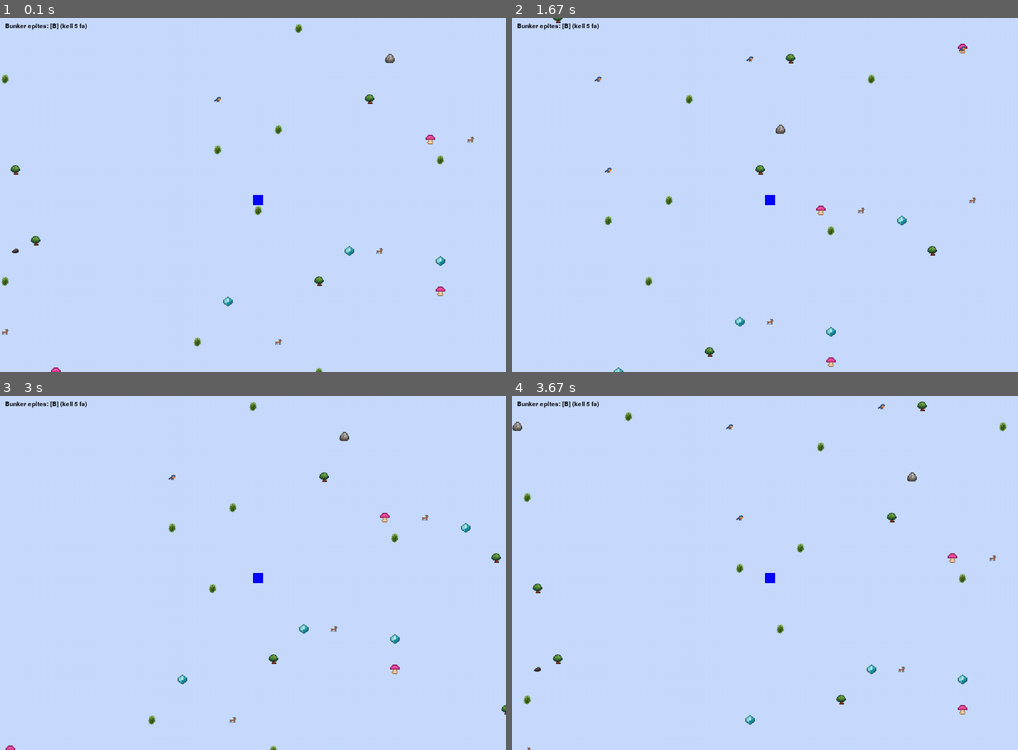
Above: before the commit, frames 1-4 (two rows, left to right).
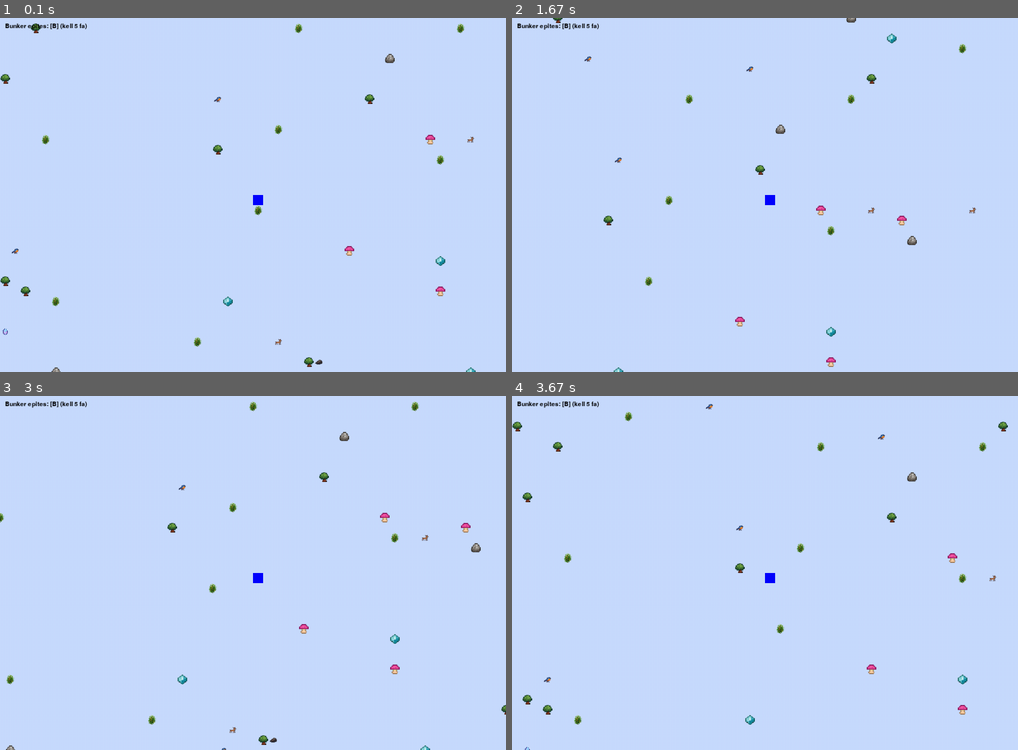
Above: after the commit, the same moments.

Repository: laszloerno/python_basics
Game: pygame game, started from Jatekok/OpenWorld/main.py
The game is run twice, just before and just after one commit, with the same random seed, the same clock (stepped at 60 frames per second) and the same inputs.
Inputs:
- Up to frame 1 (0.1 s): no input
- Up to frame 2 (1.67 s): hold Right 0.33-0.8 s; hold Up 0.83-1.3 s; hold Right from 1.33 s (still down)
- Up to frame 3 (3 s): release Right at 1.8 s; hold Left 1.83-2.37 s; hold Down 2.4-2.87 s; hold Left from 2.9 s (still down)
- Up to frame 4 (3.67 s): release Left at 3.37 s; hold Up from 3.4 s (still down)

The runs differ from the first frame. In frame 1, 0.6% of the frame differs, in the area x 0-94%, y 1-100%; in frame 2, 0.6%; in frame 3, 0.5%; in frame 4, 0.7%, in the area x 0-98%, y 1-100%.

Commit message:
allatok mozgasa

Diff:
--- a/Jatekok/OpenWorld/chunk.py
+++ b/Jatekok/OpenWorld/chunk.py
@@ -1,6 +1,19 @@
 import random
+import time
+
 
 CHUNK_SIZE = 16
+
+MOB_TYPES = {"allat", "madar"}
+
+
+def _spawn_mob_fields(obj):
+    """Mozgó entitásokhoz state mezők."""
+    now = time.time()
+    obj["mob"] = True
+    obj["next_move_at"] = now + random.uniform(0.2, 1.0)  # mikor lép legközelebb
+    return obj
+
 
 def generate_chunk(cx, cy):
     random.seed(f"{cx},{cy}")
@@ -20,9 +33,9 @@
             if random.random()< 0.0002:
                 tiles.append({'type':'varazskristaly','x':x,'y':y})
             if random.random()< 0.0016:
-                tiles.append({'type':'allat','x':x,'y':y})
+                tiles.append(_spawn_mob_fields({"type": "allat", "x": x, "y": y}))
             if random.random()< 0.0014:
-                tiles.append({'type':'madar','x':x,'y':y})
+                tiles.append(_spawn_mob_fields({"type": "madar", "x": x, "y": y}))
             if random.random() < 0.001:
                 tiles.append({"type":"vaserc","x":x,"y":y})
     return tiles
@@ -34,3 +47,53 @@
     if key not in chunk_cache:
         chunk_cache[key] = generate_chunk(cx,cy)
     return chunk_cache[key]
+
+def update_chunk_mobs(cx, cy, now=None):
+    """
+    Frissíti egy chunk mobjait (allat/madar): random lép 1-et a chunkon belül.
+    """
+    if now is None:
+        now = time.time()
+
+    tiles = get_chunk(cx, cy)
+
+    # gyors index, hogy ne lépjenek egymásra (opcionális, de hasznos)
+    occupied = {(o["x"], o["y"]) for o in tiles}
+
+    for obj in tiles:
+        if obj.get("type") not in MOB_TYPES:
+            continue
+
+        # ha valamiért régi chunkból jött mob és nincs mező
+        if "next_move_at" not in obj:
+            _spawn_mob_fields(obj)
+
+        if now < obj["next_move_at"]:
+            continue
+
+        # köv lépés ideje
+        obj["next_move_at"] = now + random.uniform(0.2, 1.0)
+
+        # néha ne mozduljon (természetesebb)
+        if random.random() < 0.25:
+            continue
+
+        # 4 irány (vagy bővítsd 8-ra)
+        dirs = [(1,0), (-1,0), (0,1), (0,-1)]
+        random.shuffle(dirs)
+
+        ox, oy = obj["x"], obj["y"]
+
+        for dx, dy in dirs:
+            nx, ny = ox + dx, oy + dy
+            if 0 <= nx < CHUNK_SIZE and 0 <= ny < CHUNK_SIZE:
+                # ne lépjen rá fix tárgyra / másik mobra
+                if (nx, ny) in occupied:
+                    continue
+
+                # foglaltság frissítés
+                occupied.remove((ox, oy))
+                occupied.add((nx, ny))
+
+                obj["x"], obj["y"] = nx, ny
+                break
--- a/Jatekok/OpenWorld/main.py
+++ b/Jatekok/OpenWorld/main.py
@@ -1,7 +1,7 @@
 import pygame
 import random
 import time
-from chunk import get_chunk
+from chunk import get_chunk, update_chunk_mobs
 from parameters import  OBJECT_TYPES, RECIPES, item_names, CRAFT_TEXT_COLOR, CRAFT_NOT_POSSIBLE_COLOR, get_item_capacity
 import craft
 import bunkers
@@ -117,7 +117,9 @@
         for dy in range(-1,VISIBLE_CHUNKS_Y):
             chunk_x = ( cam_x // ( CHUNK_SIZE*TILE_SIZE) ) + dx
             chunk_y = ( cam_y // ( CHUNK_SIZE*TILE_SIZE) ) + dy
+            update_chunk_mobs(chunk_x, chunk_y, now)
             tiles = get_chunk(chunk_x, chunk_y)
+
 
             to_remove = []
             for obj in tiles:
